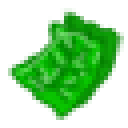
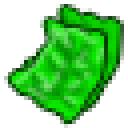
Two versions of the same layered image (128px x 128px). Layer-by-layer changes:
removed layer "Слой 0" over [8, 8, 124, 120]
added group "Seaweed" with 16 layers above "Слой 4" over [8, 0, 124, 124]
added group "2" with 8 layers in group "Seaweed" over [8, 0, 120, 124]
added layer "Слой 7" (47%) in group "2" over [8, 20, 112, 112]
added layer "Слой 2 (копия) 3" in group "2" over [12, 16, 104, 112]
added layer "Фигура 1 (копия) 8" in group "2" over [8, 20, 108, 124]
added layer "Слой 2 (копия) 2" in group "2" over [28, 0, 116, 100]
added layer "Фигура 1 (копия) 7" in group "2" over [24, 8, 120, 112]
